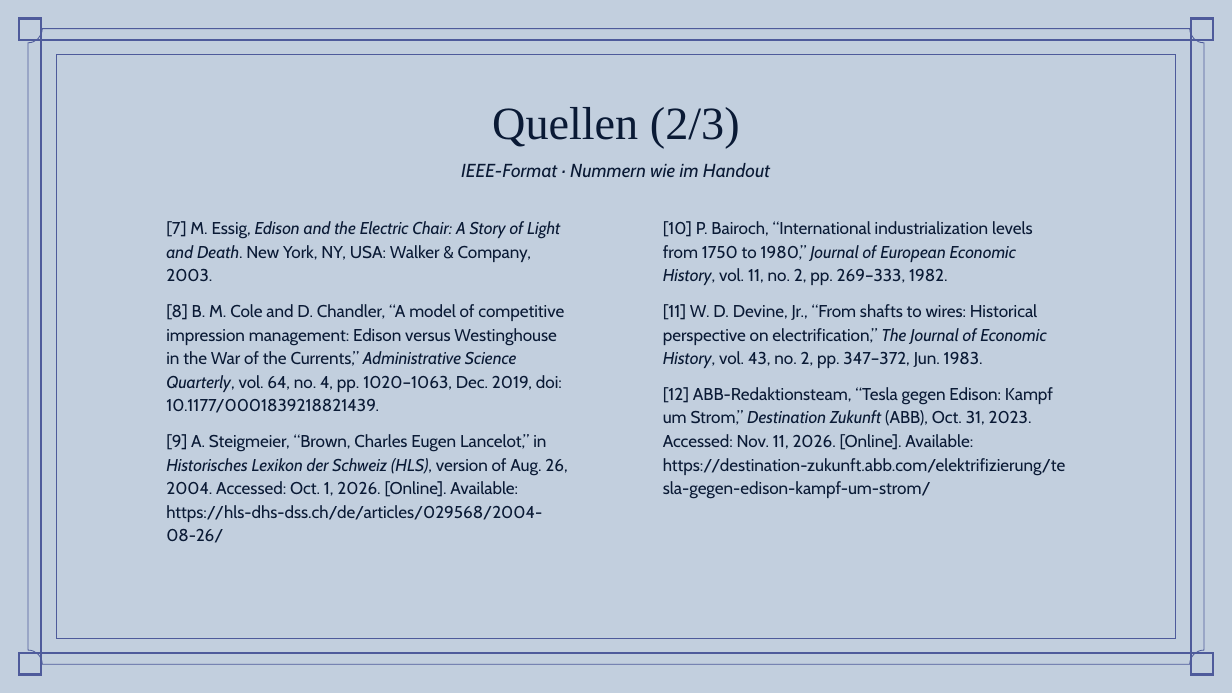
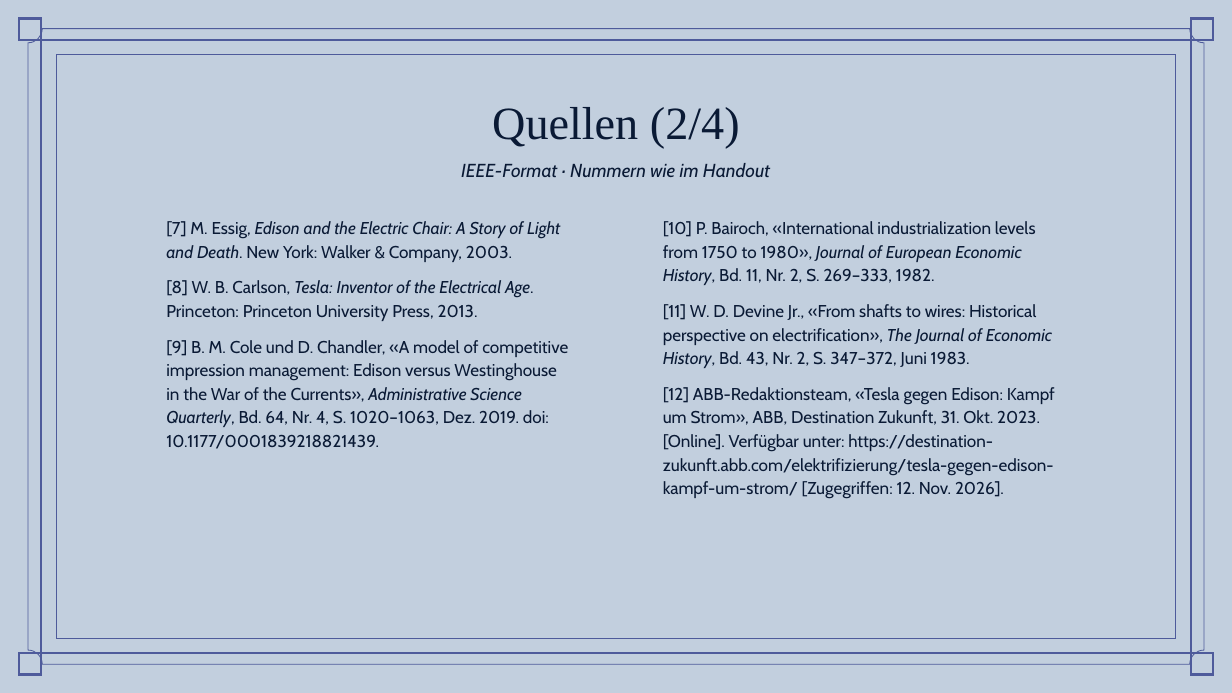
Before and after one commit to simonbruder-hub/Edison_vs_Westinghouse, a slide deck: slide 18 of abgabe/Praesentation_Stromkrieg_Bruder.pptx (slide 17 before the commit). Drawn at 1232x693 pixels with LibreOffice and Linux fonts; fonts in the diff are those of the drawing; background and template pictures are left out. Boxes give left, top, right and bottom in pixels: in the first picture for what was removed or moved away, otherwise in the second. Text is boxed around its words. In the diff, an @@ line names an element or a change of style, - is before the commit and + after.

```diff
--- a/abgabe/Praesentation_Stromkrieg_Bruder.pptx
+++ b/abgabe/Praesentation_Stromkrieg_Bruder.pptx
@@ title at [492, 107, 740, 148]: text changed @@
-Quellen (2/3)
+Quellen (2/4)
@@ subtitle at [166, 221, 568, 449]: text changed @@
-[7] M. Essig, Edison and the Electric Chair: A Story of Light and Death. New York, NY, USA: Walker & Company, 2003.
-[8] B. M. Cole and D. Chandler, “A model of competitive impression management: Edison versus Westinghouse in the War of the Currents,” Administrative Science Quarterly, vol. 64, no. 4, pp. 1020–1063, Dec. 2019, doi: 10.1177/0001839218821439.
-[9] A. Steigmeier, “Brown, Charles Eugen Lancelot,” in Historisches Lexikon der Schweiz (HLS), version of Aug. 26, 2004. Accessed: Oct. 1, 2026. [Online]. Available: https://hls-dhs-dss.ch/de/articles/029568/2004-08-26/
+[7] M. Essig, Edison and the Electric Chair: A Story of Light and Death. New York: Walker & Company, 2003.
+[8] W. B. Carlson, Tesla: Inventor of the Electrical Age. Princeton: Princeton University Press, 2013.
+[9] B. M. Cole und D. Chandler, «A model of competitive impression management: Edison versus Westinghouse in the War of the Currents», Administrative Science Quarterly, Bd. 64, Nr. 4, S. 1020–1063, Dez. 2019. doi: 10.1177/0001839218821439.
@@ subtitle at [663, 221, 1055, 499]: text changed @@
-[10] P. Bairoch, “International industrialization levels from 1750 to 1980,” Journal of European Economic History, vol. 11, no. 2, pp. 269–333, 1982.
-[11] W. D. Devine, Jr., “From shafts to wires: Historical perspective on electrification,” The Journal of Economic History, vol. 43, no. 2, pp. 347–372, Jun. 1983.
-[12] ABB-Redaktionsteam, “Tesla gegen Edison: Kampf um Strom,” Destination Zukunft (ABB), Oct. 31, 2023. Accessed: Nov. 11, 2026. [Online]. Available: https://destination-zukunft.abb.com/elektrifizierung/tesla-gegen-edison-kampf-um-strom/
+[10] P. Bairoch, «International industrialization levels from 1750 to 1980», Journal of European Economic History, Bd. 11, Nr. 2, S. 269–333, 1982.
+[11] W. D. Devine Jr., «From shafts to wires: Historical perspective on electrification», The Journal of Economic History, Bd. 43, Nr. 2, S. 347–372, Juni 1983.
+[12] ABB-Redaktionsteam, «Tesla gegen Edison: Kampf um Strom», ABB, Destination Zukunft, 31. Okt. 2023. [Online]. Verfügbar unter: https://destination-zukunft.abb.com/elektrifizierung/tesla-gegen-edison-kampf-um-strom/ [Zugegriffen: 12. Nov. 2026].
```
Also in this commit, not shown: 12 other slides changed, 2 slides added, 8 other files.
